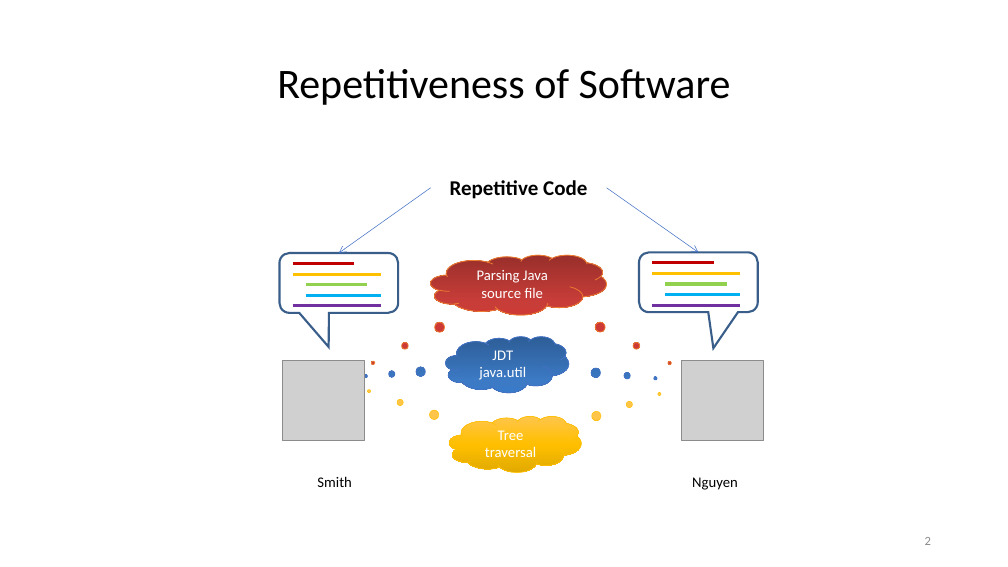
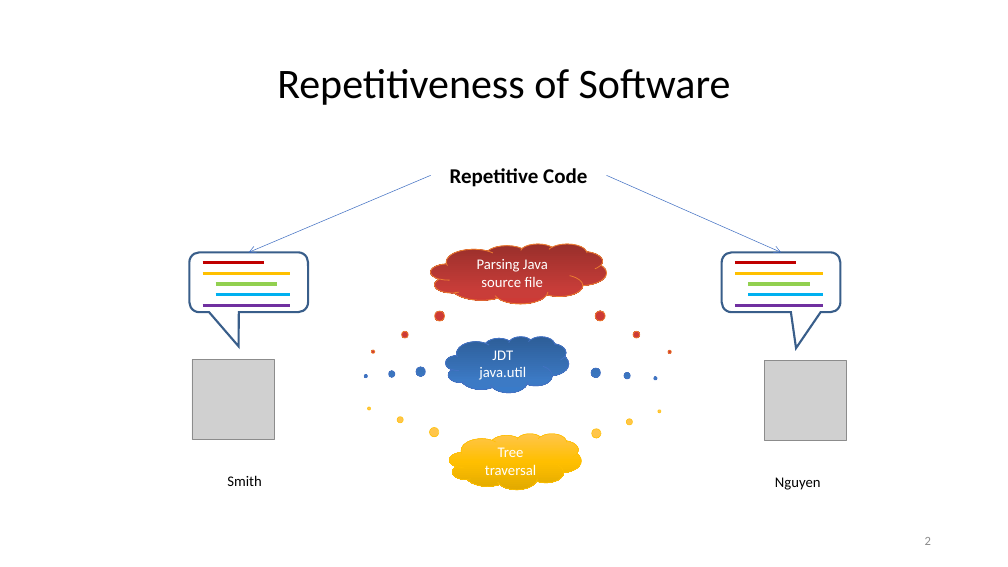
Before and after one commit to nguyenhoan/CPatMiner, a slide deck: slide 2 of CPatMiner_2.pptx. Drawn at 1008x567 pixels with LibreOffice and Linux fonts; fonts in the diff are those of the drawing; grey boxes stand for pictures. Boxes give left, top, right and bottom in pixels: in the first picture for what was removed or moved away, otherwise in the second. Text is boxed around its words. In the diff, an @@ line names an element or a change of style, - is before the commit and + after.

```diff
--- a/CPatMiner_2.pptx
+++ b/CPatMiner_2.pptx
@@ arrow moved from (431, 188) - (339, 253) to (431, 175) - (249, 253) @@
@@ 2 thought clouds, 1 text: place and size @@
-2 thought clouds, 1 text at (431, 180, 607, 315)
+2 thought clouds, 1 text at (431, 168, 607, 304)
@@ arrow moved from (606, 188) - (699, 253) to (606, 175) - (781, 253) @@
@@ 5 lines, 1 picture, 1 text, 1 rounded speech box: place and size @@
-5 lines, 1 picture, 1 text, 1 rounded speech box at (280, 253, 399, 487)
+5 lines, 1 picture, 1 text, 1 rounded speech box at (189, 253, 308, 486)
@@ 2 lines, 1 picture, 1 text, 1 rounded speech box: place and size @@
-2 lines, 1 picture, 1 text, 1 rounded speech box at (639, 253, 764, 490)
+2 lines, 1 picture, 1 text, 1 rounded speech box at (722, 253, 846, 490)
@@ 3 lines: place and size @@
-3 lines at (653, 263, 740, 306)
+3 lines at (735, 263, 823, 306)
@@ thought cloud "Tree traversal": place and size @@
-thought cloud "Tree traversal" at (449, 417, 582, 473)
+thought cloud "Tree traversal" at (449, 434, 582, 490)
@@ thought cloud "Tree traversal": place and size @@
-thought cloud "Tree traversal" at (449, 417, 582, 473)
+thought cloud "Tree traversal" at (449, 434, 582, 490)
```
Also in this commit, not shown: 5 other slides changed, 2 slides removed.
